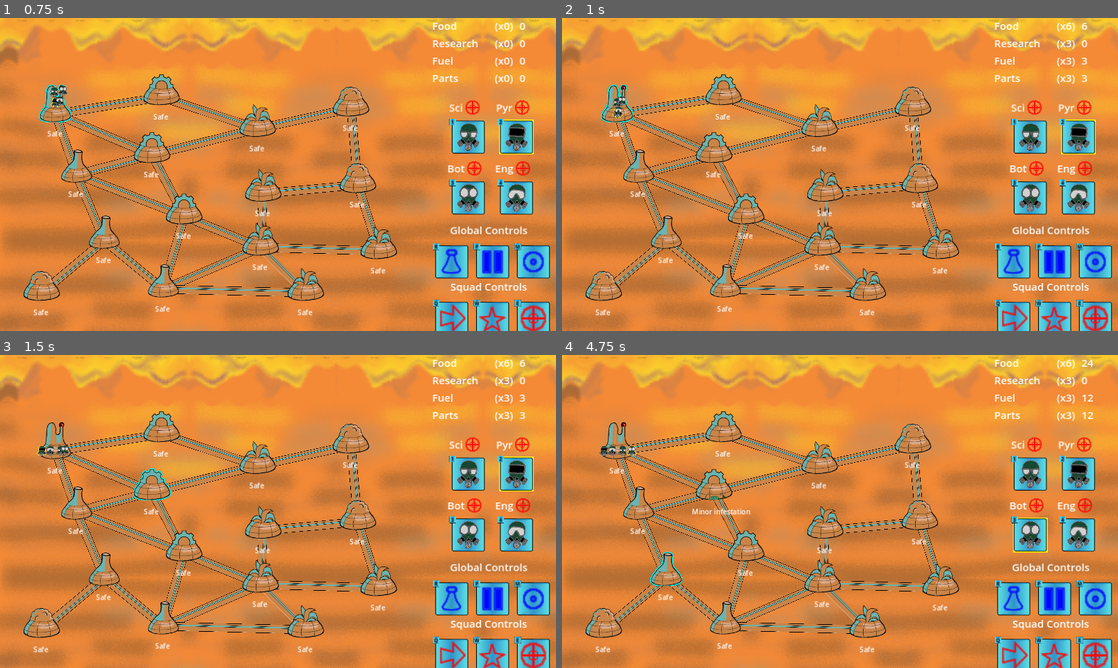
Above: before the commit, frames 1-4 (two rows, left to right).
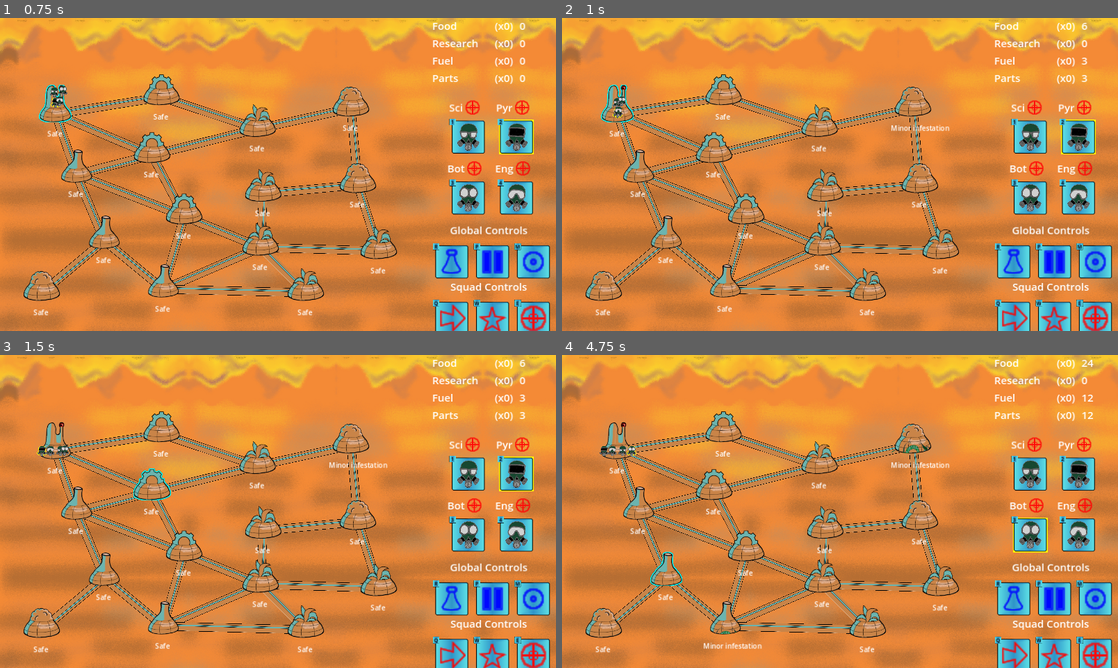
Above: after the commit, the same moments.

Repository: Aveli-games/contra-tentacula
Game: Godot game, scene res://main.tscn
The game is run twice, just before and just after one commit, with the same random seed, the same clock (stepped at 60 frames per second) and the same inputs.
Inputs (mouse positions are in pixels of both pictures, inside the frame that each line leads up to):
- Up to frame 1 (0.75 s): move the mouse to (55, 102) at 0.52 s; hold E (Fight) from 0.53 s (still down); click (55, 102) at 0.67 s
- Up to frame 2 (1 s): keep holding E (Fight)
- Up to frame 3 (1.5 s): move the mouse to (150, 480) at 1.27 s; release E (Fight) at 1.28 s; tap Q (Move) at 1.35 s; click (150, 480) at 1.42 s
- Up to frame 4 (4.75 s): move the mouse to (723, 423) at 2.02 s; hold W (Special) 2.03-2.78 s; click (723, 423) at 2.17 s; tap Enter at 2.75, 4.25 s; move the mouse to (639, 502) at 2.77 s; tap 1 (Squad1) at 2.85 s; click (639, 502) at 2.92 s; tap Space at 3.5 s; move the mouse to (745, 542) at 3.52 s; hold 2 (Squad2) 3.53-4.28 s; click (745, 542) at 3.67 s; move the mouse to (667, 567) at 4.27 s; tap 3 (Squad3) at 4.35 s; click (667, 567) at 4.42 s

Frame 1 is identical in both runs. In frame 2, 0.2% of the frame differs, in the area x 59-92%, y 1-37%; in frame 3, 0.2%; in frame 4, 0.6%, in the area x 23-92%, y 1-94%.

Commit message:
Handle infestation check in function called every time we change the infestation percentage
Also move the cleanse win timer back to 3 minutes from 10 seconds used in test

Diff:
--- a/dome.gd
+++ b/dome.gd
@@ -32,6 +32,10 @@
 	# Process infestation progression inependently in dome's infestation check
 	if infestation_percentage > 0:
 		add_infestation((get_modified_infestation_rate())* delta)
+	else:
+		var random_roll = randf()
+		if random_roll < get_modified_infestation_chance() * delta:
+			infestation_percentage += 0.01
 
 	var progress_diff = infestation_percentage - %PopupInfestation.value/100
 	var progress_max_speed = 0.01
@@ -40,20 +44,18 @@
 		%PopupInfestation.value += progress_adjustment * 100
 
 
-func _on_infestation_check_timer_timeout():
+func _check_infestation():
 	# determine infestation level
 	if infestation_percentage <= 0:
 		if infestation_stage != Globals.InfestationStage.UNINFESTED:
 			infestation_stage = Globals.InfestationStage.UNINFESTED
 			$DomeStatus.text = "Safe"
 			infestation_removed.emit()
+			DomeConnections.dome_stop_spread(self)
 			$ResourceGenerationTimer.start(1)
 			if not producing:
 				producing = true
 				production_changed.emit(self, producing)
-		var random_roll = randf()
-		if random_roll < get_modified_infestation_chance():
-			infestation_percentage += 0.01
 	elif infestation_percentage <= .50:
 		if infestation_stage != Globals.InfestationStage.MINOR:
 			infestation_stage = Globals.InfestationStage.MINOR
@@ -84,13 +86,9 @@
 
 func add_infestation(infestation_value: float):
 	if infestation_stage != Globals.InfestationStage.LOST:
-		var old_infestation_percentage = infestation_percentage
 		infestation_percentage = clamp(infestation_percentage + infestation_value, 0, 1)
 
-		# when the dome is cleansed
-		if old_infestation_percentage > 0 && infestation_value < 0 && infestation_percentage == 0:
-			##TODO: use signal in DomeConnections instead?
-			DomeConnections.dome_stop_spread(self)
+		_check_infestation()
 
 func add_infestation_rate_modifier(modifier_id, rate):
 	# Replace/override current matching modifier, if present
@@ -159,7 +157,6 @@
 	DomeConnections.dome_start_spread(self)
 
 func _on_dome_lost_countdown_timer_timeout():
-	$InfestationCheckTimer.stop()
 	infestation_stage = Globals.InfestationStage.LOST
 	$DomeStatus.text = "Lost"
 	$Building/BuildingSprite.modulate = Color.DIM_GRAY
--- a/dome.tscn
+++ b/dome.tscn
@@ -37,9 +37,6 @@
 offset_bottom = 57.0
 text = "Safe"
 horizontal_alignment = 1
-
-[node name="InfestationCheckTimer" type="Timer" parent="."]
-autostart = true
 
 [node name="DomeLostCountdownTimer" type="Timer" parent="."]
 wait_time = 30.0
@@ -105,5 +102,4 @@
 [connection signal="mouse_entered" from="SelectionArea" to="." method="_on_selection_area_mouse_entered"]
 [connection signal="mouse_exited" from="SelectionArea" to="." method="_on_selection_area_mouse_exited"]
 [connection signal="timeout" from="ResourceGenerationTimer" to="." method="_on_resource_generation_timer_timeout"]
-[connection signal="timeout" from="InfestationCheckTimer" to="." method="_on_infestation_check_timer_timeout"]
 [connection signal="timeout" from="DomeLostCountdownTimer" to="." method="_on_dome_lost_countdown_timer_timeout"]
--- a/main.tscn
+++ b/main.tscn
@@ -17,7 +17,7 @@
 texture = ExtResource("2_mx7vp")
 
 [node name="DomeCleanseWinTimer" type="Timer" parent="."]
-wait_time = 10.0
+wait_time = 360.0
 one_shot = true
 autostart = true
 
